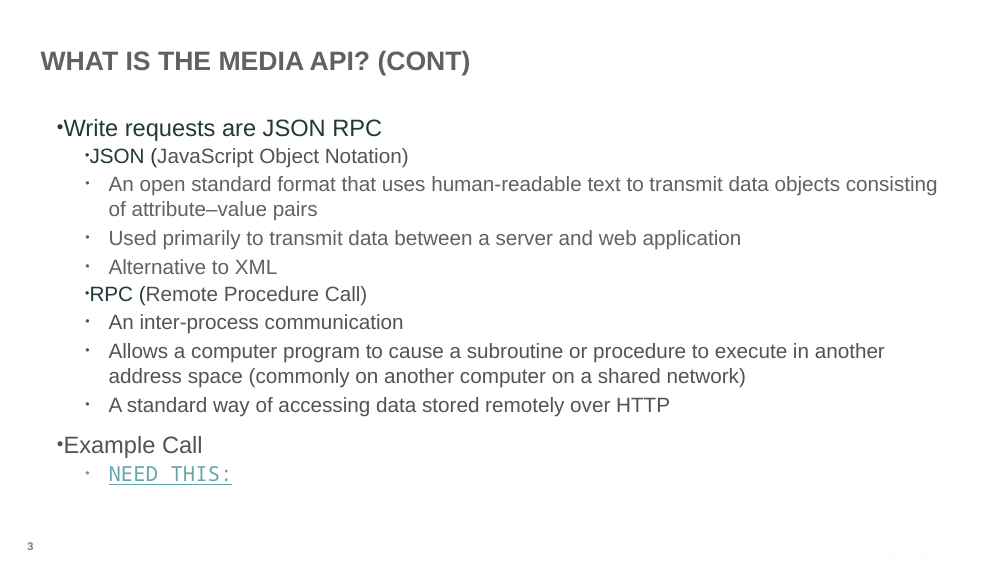
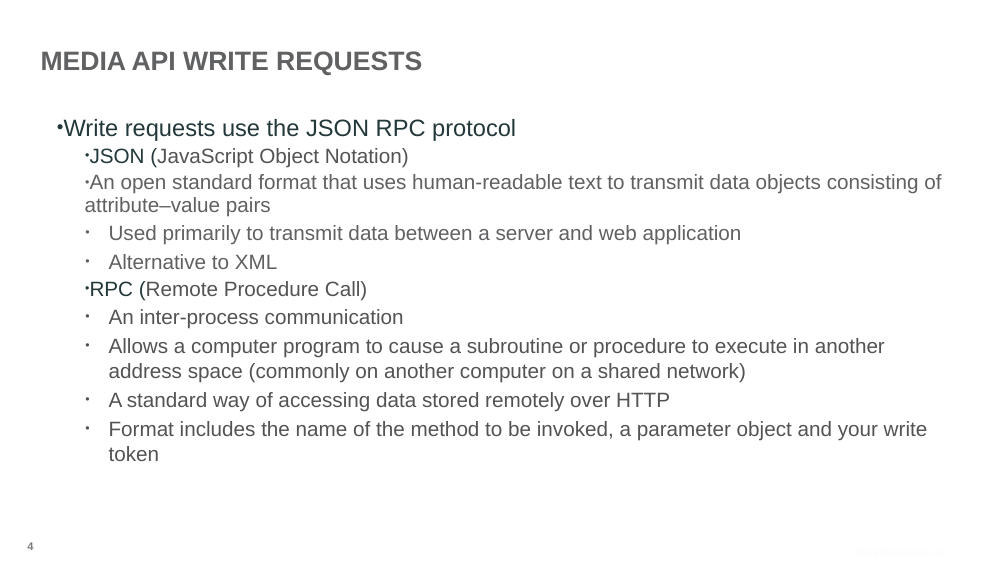
Before and after one commit to BrightcoveLearning/VideoCloudMediaAPI, a slide deck: slide 4 of VideoSessionsMaterials/Introducing.pptx (slide 3 before the commit). Drawn at 1008x567 pixels with LibreOffice and Linux fonts; fonts in the diff are those of the drawing; background and template pictures are left out. Boxes give left, top, right and bottom in pixels: in the first picture for what was removed or moved away, otherwise in the second. Text is boxed around its words. In the diff, an @@ line names an element or a change of style, - is before the commit and + after.

Commit message:
Updated slides

```diff
--- a/VideoSessionsMaterials/Introducing.pptx
+++ b/VideoSessionsMaterials/Introducing.pptx
@@ title at box(41, 51, 422, 75): text changed @@
-WHAT IS THE MEDIA API? (CONT)
+MEDIA API WRITE REQUESTS
@@ text at box(64, 119, 516, 141): text changed @@
-• Write requests are JSON RPC
+• Write requests use the JSON RPC protocol
@@ text at box(85, 174, 941, 216): indent changed; line spacing 1 to 0.9 @@
@@ text at box(109, 421, 928, 461): text changed; size 32 to 28 pt @@
-• Example Call
-  • NEED THIS:
+  • Format includes the name of the method to be invoked, a parameter object and your write token
@@ page number at box(27, 542, 33, 550): text changed @@
-3
+4
```
Also in this commit, not shown: 1 other slide changed, 2 slides added, 2 slides removed.
